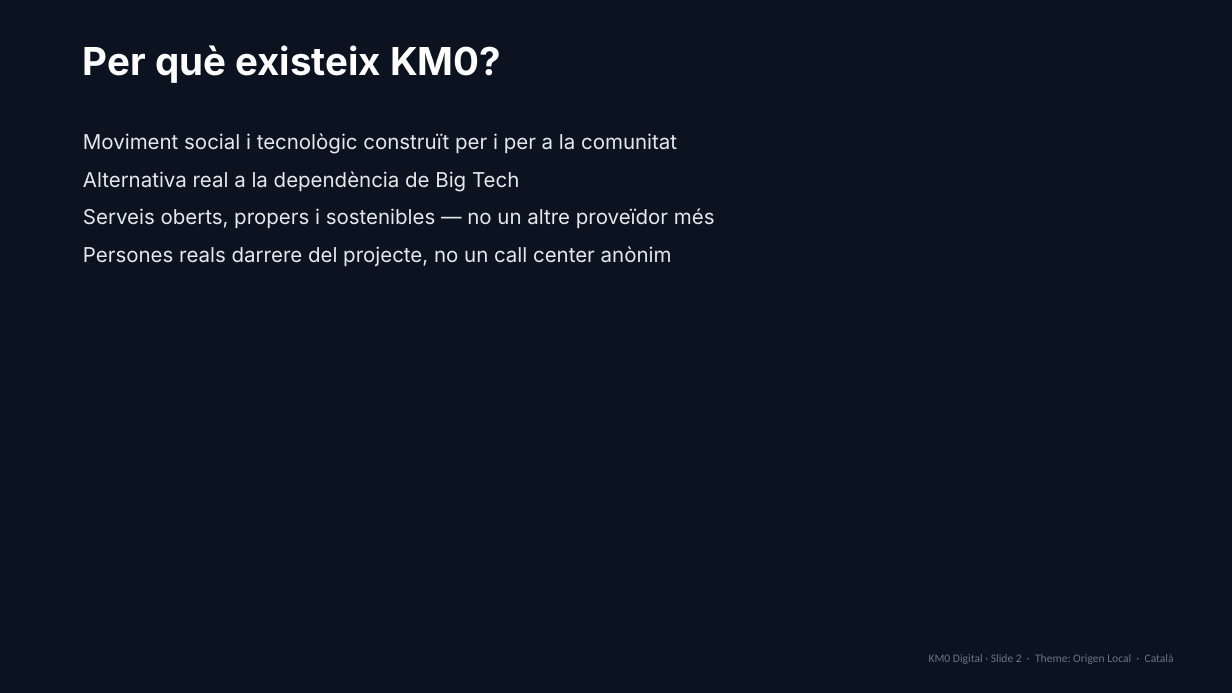
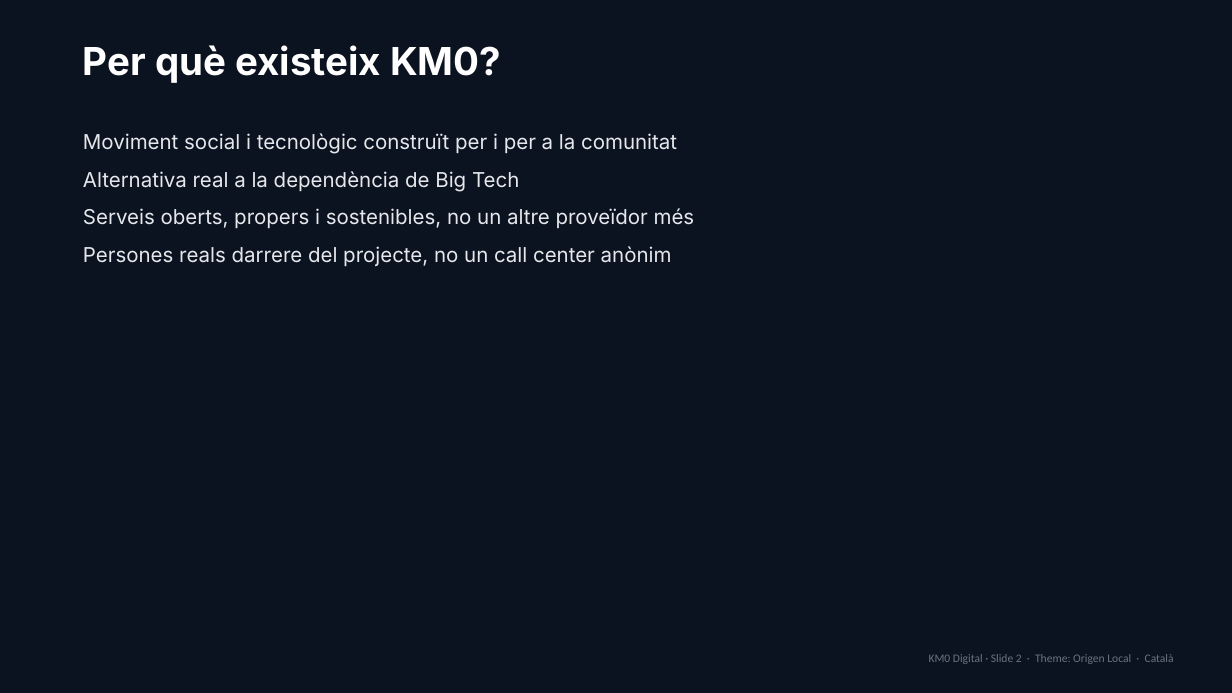
Before and after one commit to AMVARA-CONSULTING/km0-web, a slide deck: slide 2 of presentations/KM0-Origen-Local-CA.pptx. Drawn at 1232x693 pixels with LibreOffice and Linux fonts; fonts in the diff are those of the drawing. Boxes give left, top, right and bottom in pixels: in the first picture for what was removed or moved away, otherwise in the second. Text is boxed around its words. In the diff, an @@ line names an element or a change of style, - is before the commit and + after.

```diff
--- a/presentations/KM0-Origen-Local-CA.pptx
+++ b/presentations/KM0-Origen-Local-CA.pptx
@@ text at [83, 208, 695, 228]: text changed @@
-Serveis oberts, propers i sostenibles — no un altre proveïdor més
+Serveis oberts, propers i sostenibles, no un altre proveïdor més
```
Also in this commit, not shown: 4 other slides changed, 41 other files.
